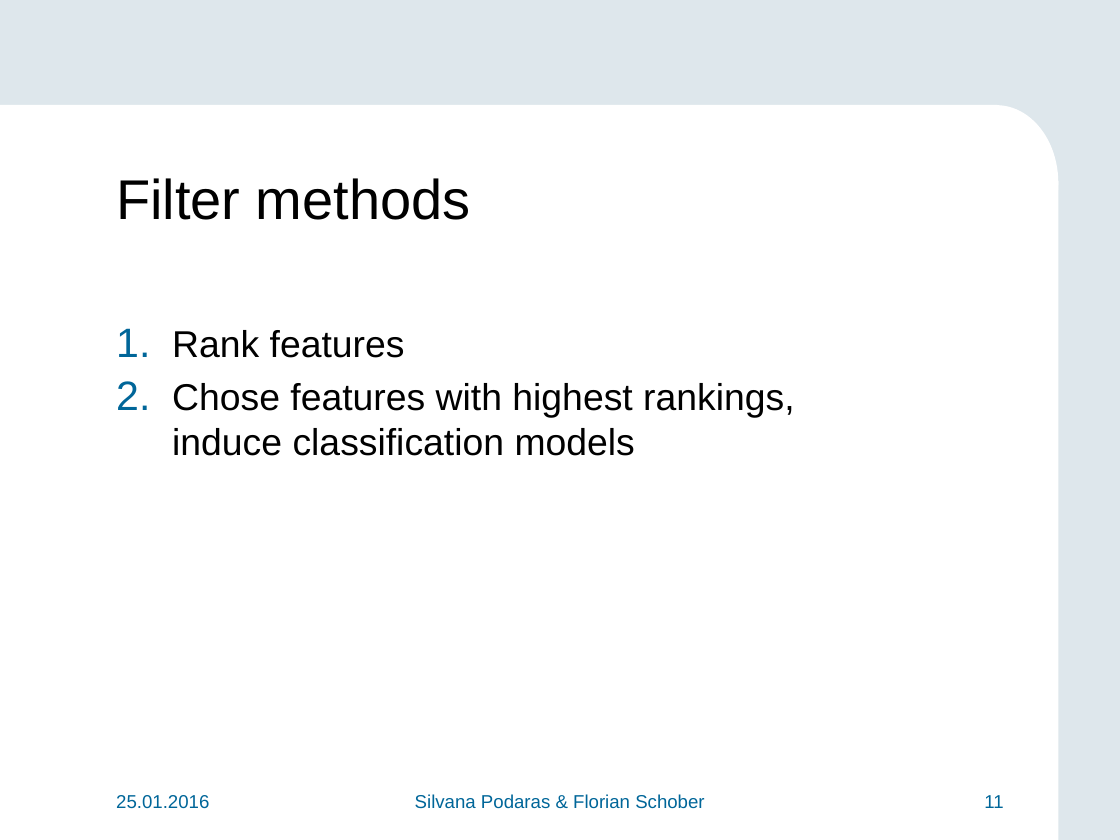
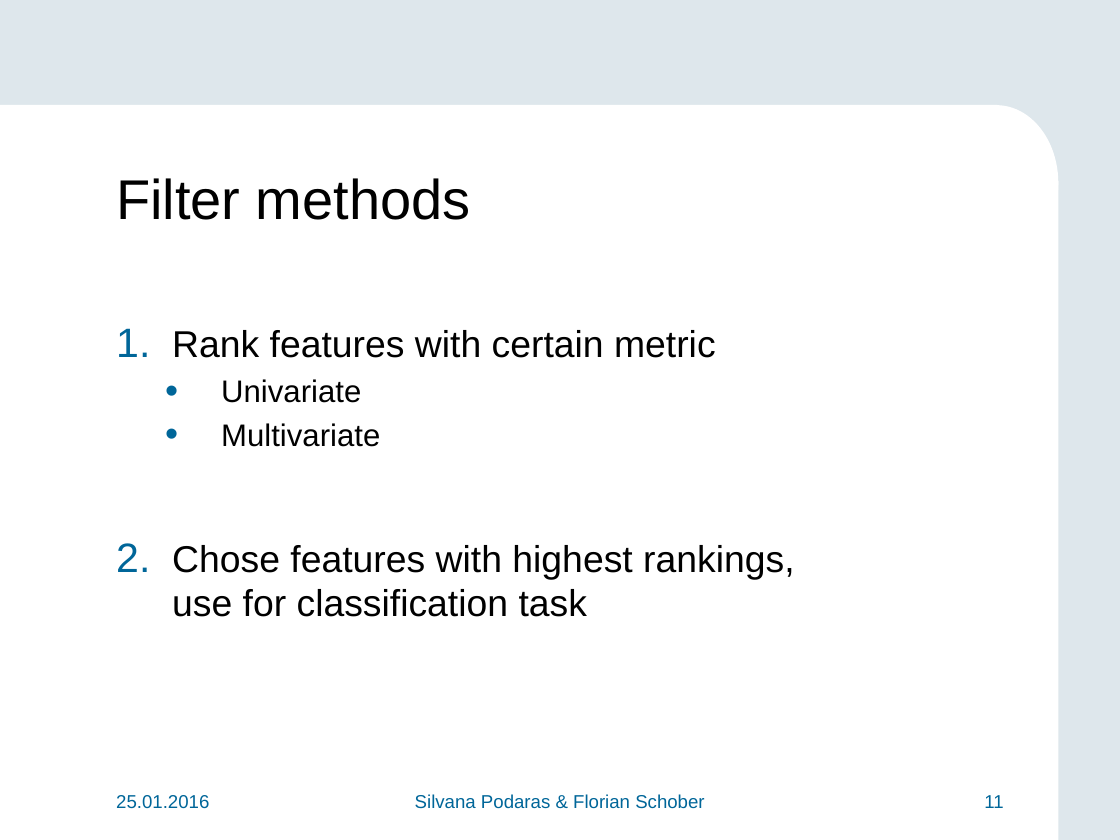
Before and after one commit to teretrus/VisSeminar, a slide deck: slide 11 of presentation/Presentation.pptx. Drawn at 1120x840 pixels with LibreOffice and Linux fonts; fonts in the diff are those of the drawing; background and template pictures are left out. Boxes give left, top, right and bottom in pixels: in the first picture for what was removed or moved away, otherwise in the second. Text is boxed around its words. In the diff, an @@ line names an element or a change of style, - is before the commit and + after.

```diff
--- a/presentation/Presentation.pptx
+++ b/presentation/Presentation.pptx
@@ text at (x1=172, y1=330, x2=794, y2=617): text changed @@
-1. Rank features
-2. Chose features with highest rankings,
-   induce classification models
+1. Rank features with certain metric
+  • Univariate
+  • Multivariate
+2. Chose features with highest rankings,
+   use for classification task
```
Also in this commit, not shown: 7 other slides changed, 3 slides added.
